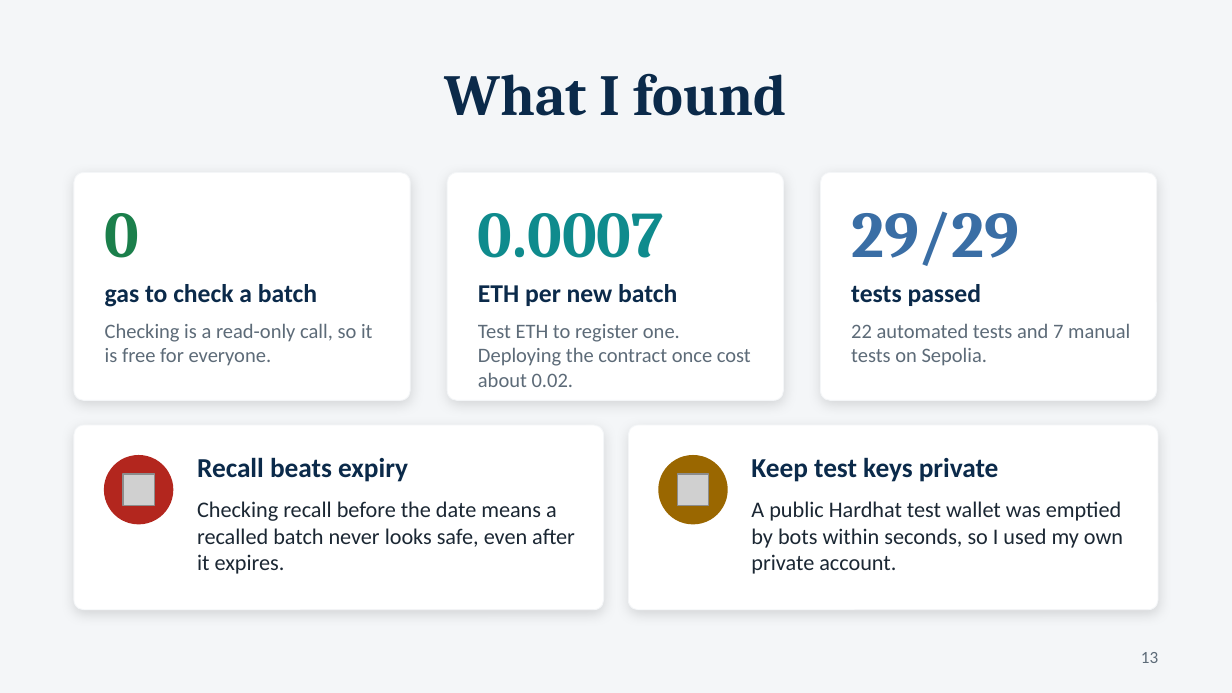
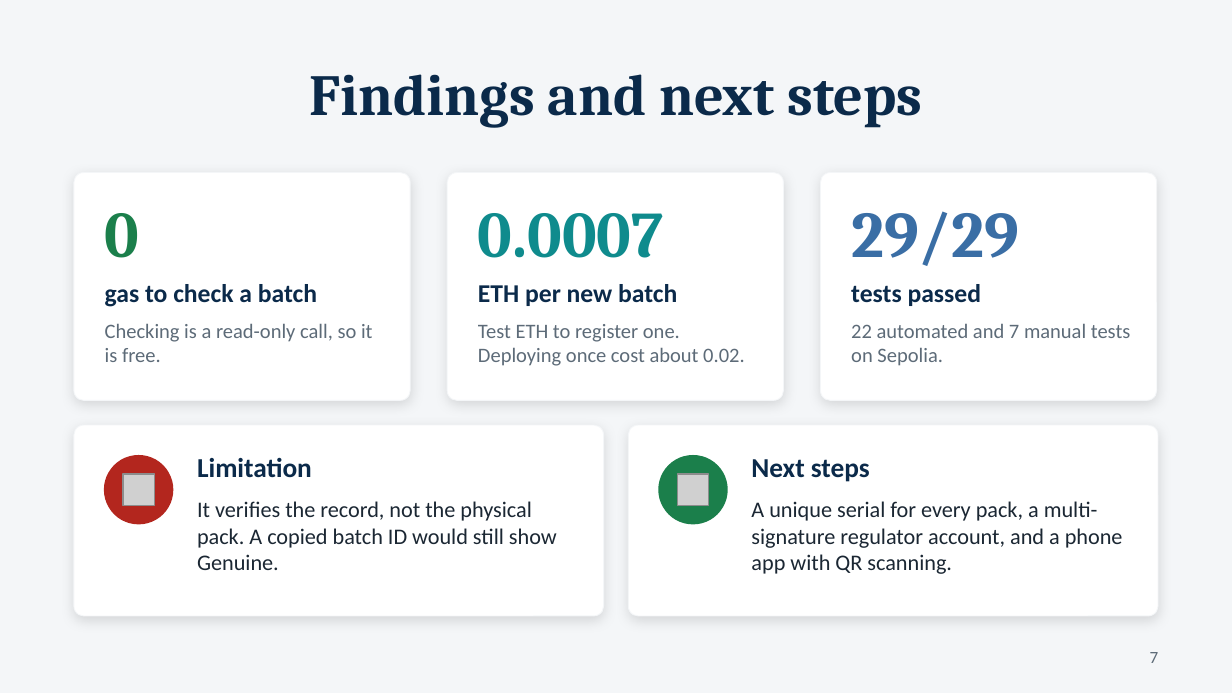
Before and after one commit to shasha-12/Medecine_Registry, a slide deck: slide 7 of docs/Presentation.pptx (slide 13 before the commit). Drawn at 1232x693 pixels with LibreOffice and Linux fonts; fonts in the diff are those of the drawing; grey boxes stand for pictures. Boxes give left, top, right and bottom in pixels: in the first picture for what was removed or moved away, otherwise in the second. Text is boxed around its words. In the diff, an @@ line names an element or a change of style, - is before the commit and + after.

```diff
--- a/docs/Presentation.pptx
+++ b/docs/Presentation.pptx
@@ title at <box>309,74,922,128</box>: text changed @@
-What I found
+Findings and next steps
@@ text at <box>105,323,373,362</box>: text changed @@
-Checking is a read-only call, so it is free for everyone.
+Checking is a read-only call, so it is free.
@@ text at <box>478,324,745,366</box>: text changed @@
-Test ETH to register one. Deploying the contract once cost about 0.02.
+Test ETH to register one. Deploying once cost about 0.02.
@@ text at <box>851,323,1131,366</box>: text changed @@
-22 automated tests and 7 manual tests on Sepolia.
+22 automated and 7 manual tests on Sepolia.
@@ rounded rectangle: place and size @@
-rounded rectangle at <box>74,425,604,610</box>
+rounded rectangle at <box>74,425,604,616</box>
@@ rounded rectangle at <box>74,425,604,616</box>: proportions changed @@
@@ rounded rectangle at <box>628,425,1158,616</box>: proportions changed @@
@@ rounded rectangle: place and size @@
-rounded rectangle at <box>628,425,1158,610</box>
+rounded rectangle at <box>628,425,1158,616</box>
@@ text at <box>197,457,312,478</box>: text changed @@
-Recall beats expiry
+Limitation
@@ ellipse at <box>659,456,727,524</box>: fill #9A6700 to #1B7F4B; outline #9A6700 1 pt to #1B7F4B 1 pt @@
@@ text at <box>751,459,870,482</box>: text changed @@
-Keep test keys private
+Next steps
@@ text at <box>197,501,557,570</box>: text changed @@
-Checking recall before the date means a recalled batch never looks safe, even after it expires.
+It verifies the record, not the physical pack. A copied batch ID would still show Genuine.
@@ text at <box>751,501,1123,574</box>: text changed @@
-A public Hardhat test wallet was emptied by bots within seconds, so I used my own private account.
+A unique serial for every pack, a multi-signature regulator account, and a phone app with QR scanning.
@@ page number at <box>1150,652,1159,663</box>: text changed @@
-13
+7
```
Also in this commit, not shown: 4 other slides changed, 1 slide added, 9 slides removed.
